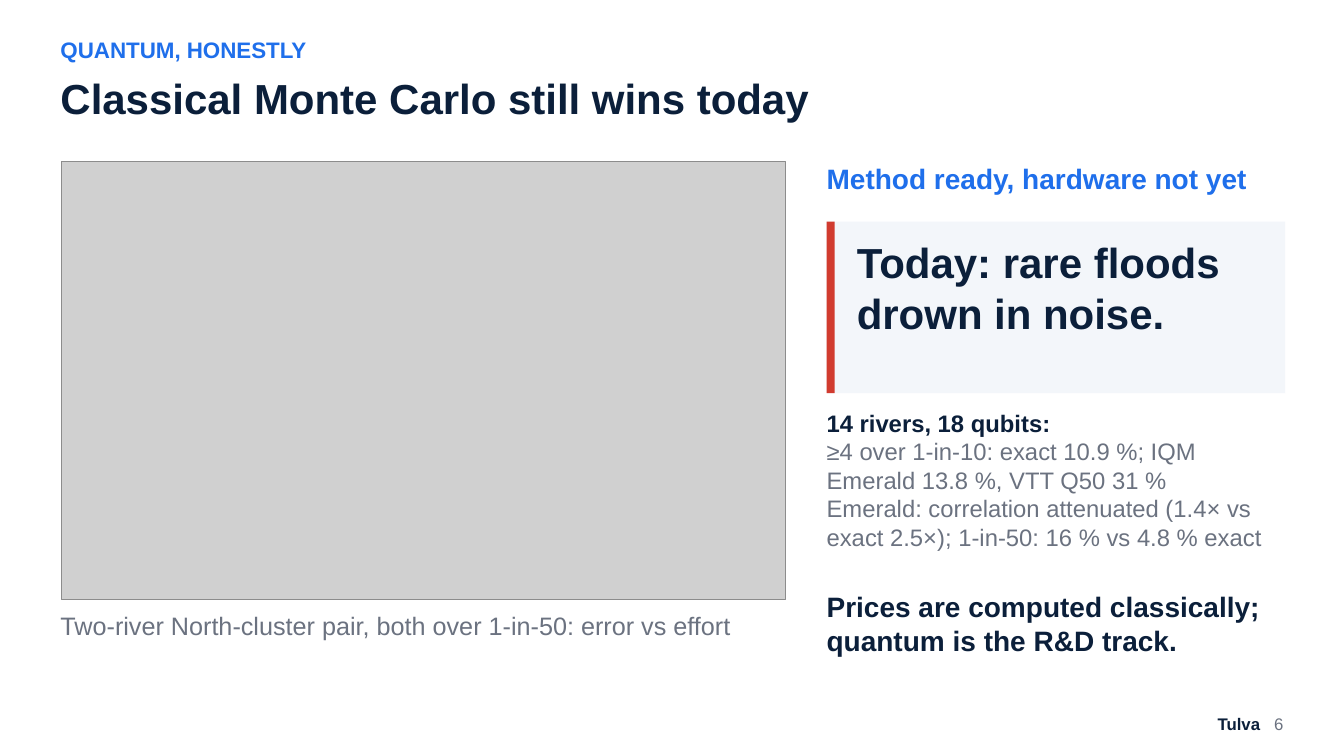
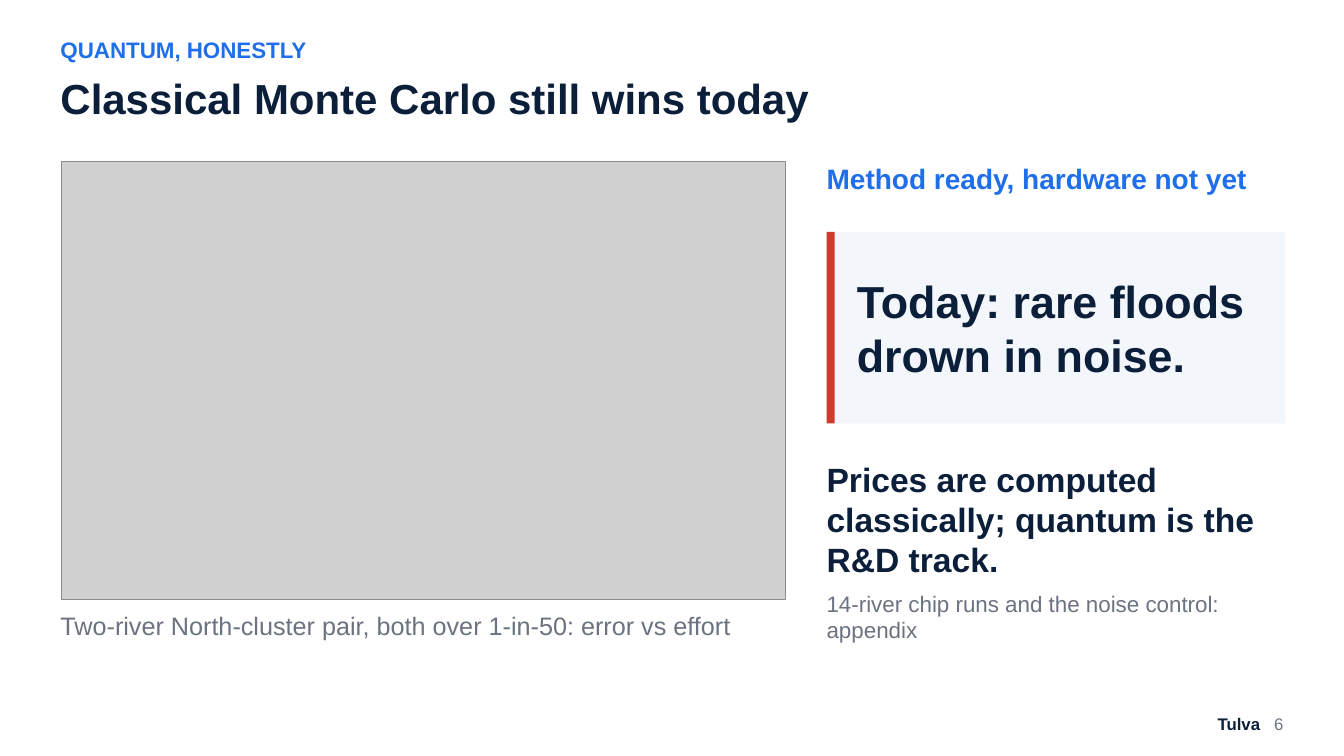
Before and after one commit to Zawaer/tulva, a slide deck: slide 6 of deck/Tulva_QxF2026.pptx. Drawn at 1344x756 pixels with LibreOffice and Linux fonts; fonts in the diff are those of the drawing; grey boxes stand for pictures. Boxes give left, top, right and bottom in pixels: in the first picture for what was removed or moved away, otherwise in the second. Text is boxed around its words. In the diff, an @@ line names an element or a change of style, - is before the commit and + after.

```diff
--- a/deck/Tulva_QxF2026.pptx
+++ b/deck/Tulva_QxF2026.pptx
@@ rectangle resized from (x1=827, y1=222, x2=1286, y2=393) to (x1=827, y1=232, x2=1286, y2=423) @@
@@ rectangle resized from (x1=827, y1=222, x2=835, y2=393) to (x1=827, y1=232, x2=835, y2=423) @@
@@ text "Today: rare floods drown in ..." at (x1=857, y1=285, x2=1244, y2=373): size 30 to 32 pt; vertical alignment top to middle @@
@@ text removed at (x1=827, y1=414, x2=1261, y2=551) @@
-14 rivers, 18 qubits:
-≥4 over 1-in-10: exact 10.9 %; IQM Emerald 13.8 %, VTT Q50 31 %
-Emerald: correlation attenuated (1.4× vs exact 2.5×); 1-in-50: 16 % vs 4.8 % exact
@@ text "Prices are computed classically; quantum ..." moved from (x1=827, y1=596, x2=1260, y2=656) to (x1=827, y1=467, x2=1254, y2=573) @@
@@ text "Prices are computed classically; quantum ..." at (x1=827, y1=467, x2=1254, y2=573): size 20 to 24 pt @@
@@ text added at (x1=827, y1=596, x2=1219, y2=643), 16 pt, text #6B7280 @@
+14-river chip runs and the noise control: appendix
```
Also in this commit, not shown: 5 other slides changed, 23 other files.
